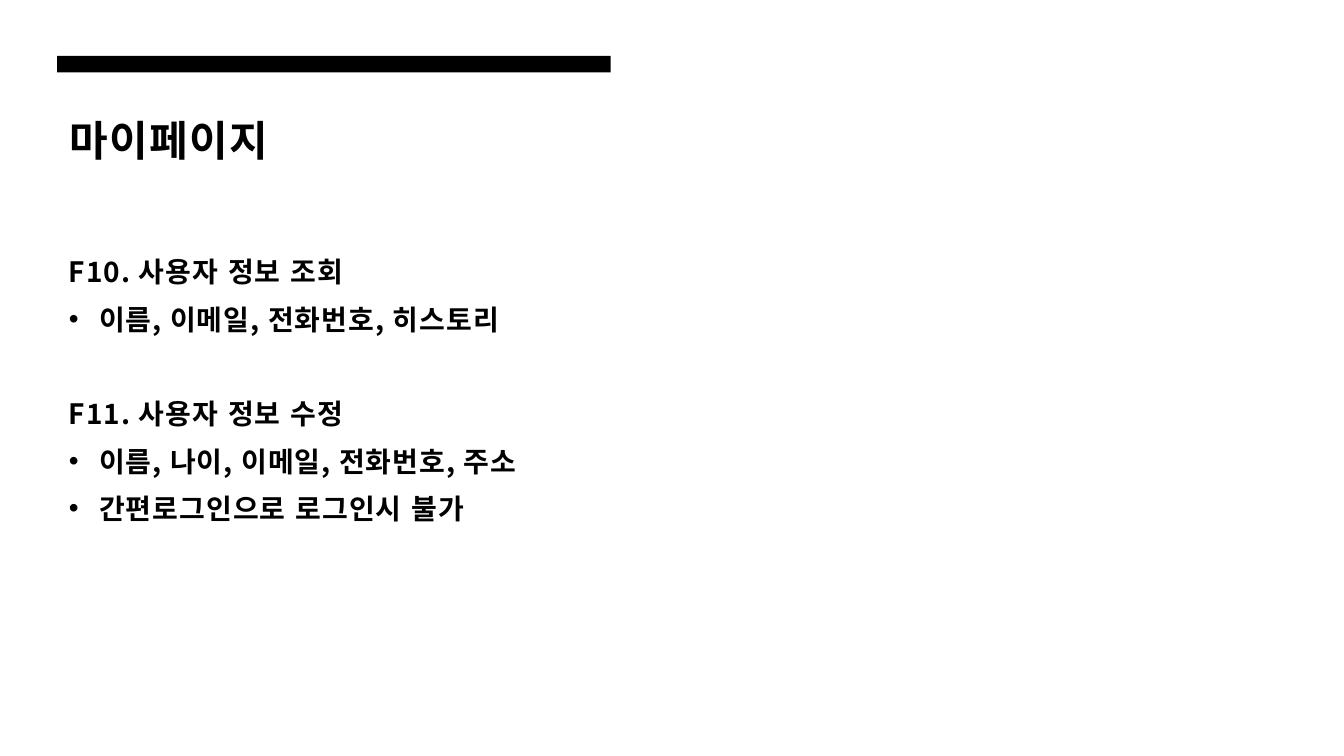
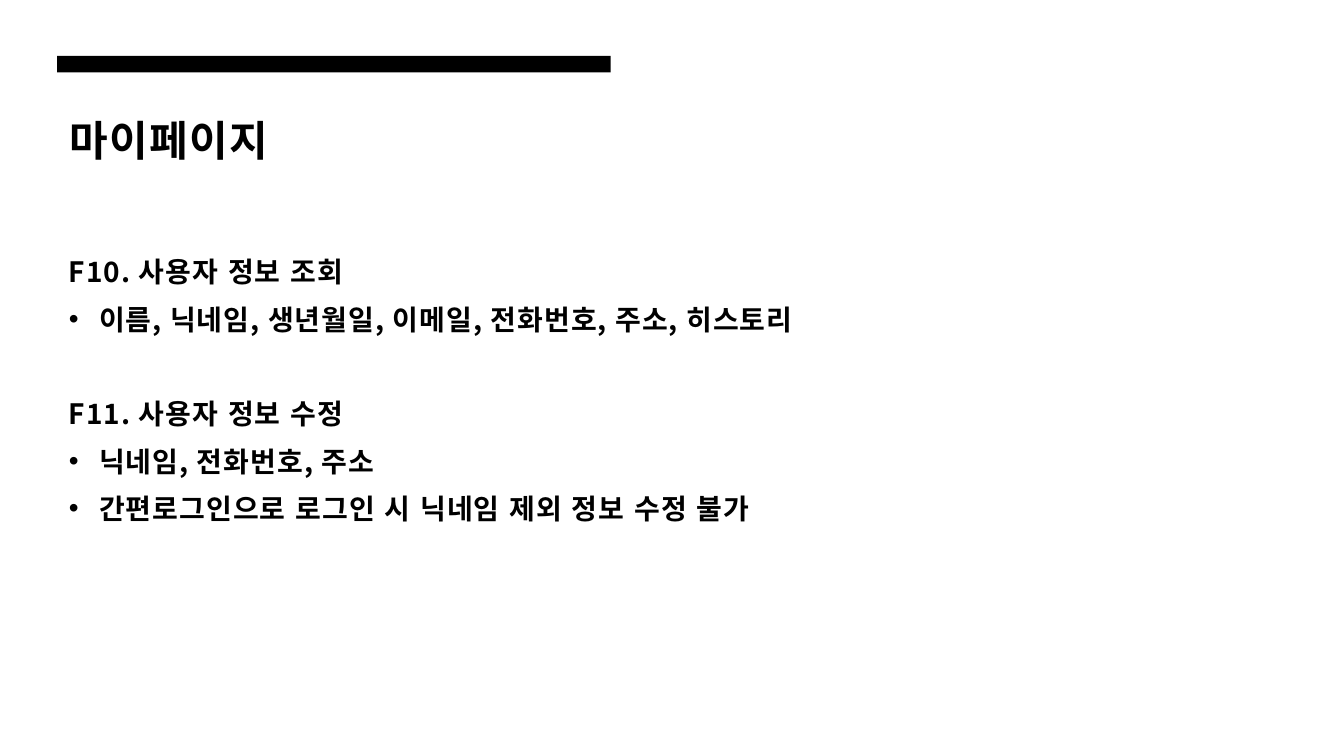
Before and after one commit to KIMSMING/AICO, a slide deck: slide 7 of 설계서/에코 기능 설계서.pptx. Drawn at 1344x756 pixels with LibreOffice and Linux fonts; fonts in the diff are those of the drawing. Boxes give left, top, right and bottom in pixels: in the first picture for what was removed or moved away, otherwise in the second. Text is boxed around its words. In the diff, an @@ line names an element or a change of style, - is before the commit and + after.

```diff
--- a/설계서/에코 기능 설계서.pptx
+++ b/설계서/에코 기능 설계서.pptx
@@ text at (99,306,792,336): text changed @@
-  • 이름, 이메일, 전화번호, 히스토리
+  • 이름, 닉네임, 생년월일, 이메일, 전화번호, 주소, 히스토리
@@ text at (99,448,750,522): text changed @@
-      • 이름, 나이, 이메일, 전화번호, 주소
-      • 간편로그인으로 로그인시 불가
+      • 닉네임, 전화번호, 주소
+      • 간편로그인으로 로그인 시 닉네임 제외 정보 수정 불가
```
Also in this commit, not shown: 12 other slides changed, 4 other files.
